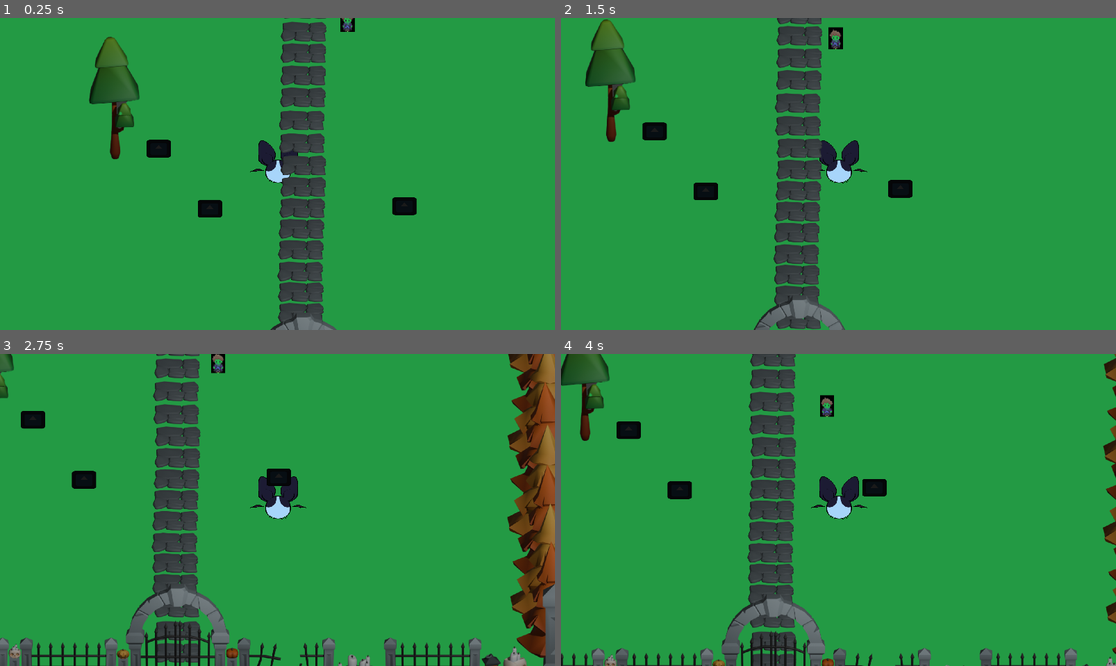
Above: before the commit, frames 1-4 (two rows, left to right).
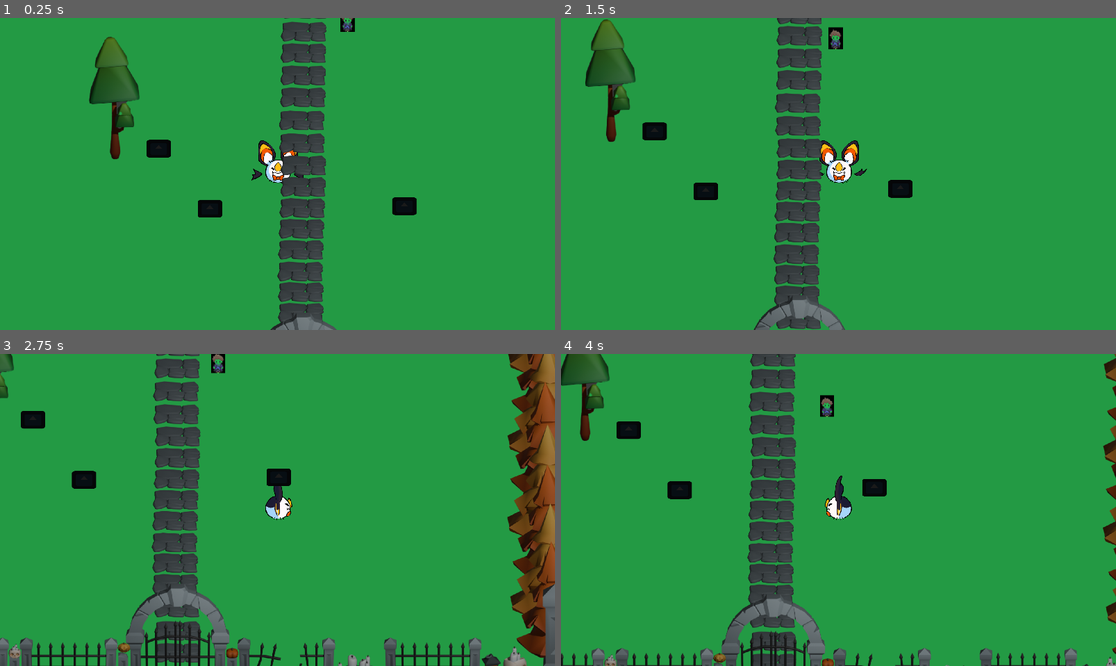
Above: after the commit, the same moments.

Repository: fortniteslayer123/Halloweengame
Game: Godot game, scene res://world.tscn
Two runs of this game, one before a commit and one after it. Both use one fixed random seed, a clock stepped at 60 frames per second and the inputs below. The engine's default icon, where the game draws it, is replaced by a stand-in: a white triangle on a blue panel in a dark square.
Inputs:
- Up to frame 1 (0.25 s): no input
- Up to frame 2 (1.5 s): hold D (move_right) 0.53-1.28 s; hold S (move_down) from 1.28 s (still down)
- Up to frame 3 (2.75 s): release S (move_down) at 2.03 s; hold D (move_right) from 2.03 s (still down)
- Up to frame 4 (4 s): release D (move_right) at 2.78 s; hold W (move_up) 2.78-3.53 s; hold A (move_left) from 3.53 s (still down)

The runs differ from the first frame. In frame 1, 0.4% of the frame differs, in the area x 45-55%, y 40-53%; in frame 2, 0.5%; in frame 3, 0.7%; in frame 4, 0.7%, in the area x 27-56%, y 38-100%.

Commit message:
Animaatio

Diff:
--- a/Scenes/player.gd
+++ b/Scenes/player.gd
@@ -1,13 +1,15 @@
-
-
 extends CharacterBody2D
 class_name Player
 
 signal died
 
 @onready var camera_remote_transform = $CameraRemoteTransfrom
+@onready var anim_sprite: AnimatedSprite2D = $AnimatedSprite2D
 
 @export var speed := 300.0
+
+# We'll remember the last direction so we know which Idle animation to play
+var last_direction := Vector2.DOWN
 
 func _physics_process(delta: float) -> void:
 	var move_dir = Vector2(
@@ -17,9 +19,40 @@
 
 	if move_dir != Vector2.ZERO:
 		move_dir = move_dir.normalized()
+		velocity = move_dir * speed
+		_play_walk_animation(move_dir)
+		last_direction = move_dir
+	else:
+		velocity = Vector2.ZERO
+		_play_idle_animation()
 
-	velocity = move_dir * speed
 	move_and_slide()
+
+
+func _play_walk_animation(dir: Vector2) -> void:
+	if abs(dir.x) > abs(dir.y):
+		if dir.x > 0:
+			anim_sprite.play("Walk Right")
+		else:
+			anim_sprite.play("Walk Left")
+	else:
+		if dir.y > 0:
+			anim_sprite.play("Walk Down")
+		else:
+			anim_sprite.play("Walk Up")
+
+
+func _play_idle_animation() -> void:
+	if abs(last_direction.x) > abs(last_direction.y):
+		if last_direction.x > 0:
+			anim_sprite.play("Idle Right")
+		else:
+			anim_sprite.play("Idle Left")
+	else:
+		if last_direction.y > 0:
+			anim_sprite.play("Idle Down")
+		else:
+			anim_sprite.play("Idle Up")
 
 
 func _on_hit_box_body_entered(body: Node2D) -> void:
--- a/Scenes/player.tscn
+++ b/Scenes/player.tscn
@@ -47,6 +47,40 @@
 }, {
 "frames": [{
 "duration": 1.0,
+"texture": ExtResource("10_olqyp")
+}, {
+"duration": 1.0,
+"texture": ExtResource("11_wpjfl")
+}, {
+"duration": 1.0,
+"texture": ExtResource("12_bi64h")
+}, {
+"duration": 1.0,
+"texture": ExtResource("13_2ijsl")
+}],
+"loop": true,
+"name": &"Idle Left",
+"speed": 5.0
+}, {
+"frames": [{
+"duration": 1.0,
+"texture": ExtResource("14_p1odr")
+}, {
+"duration": 1.0,
+"texture": ExtResource("15_0gysh")
+}, {
+"duration": 1.0,
+"texture": ExtResource("16_vfarp")
+}, {
+"duration": 1.0,
+"texture": ExtResource("17_y6uwr")
+}],
+"loop": true,
+"name": &"Idle Right",
+"speed": 5.0
+}, {
+"frames": [{
+"duration": 1.0,
 "texture": ExtResource("6_qqcod")
 }, {
 "duration": 1.0,
@@ -160,21 +194,6 @@
 "values": [0, 1, 2, 3]
 }
 
-[sub_resource type="Animation" id="Animation_qqcod"]
-length = 0.001
-tracks/0/type = "value"
-tracks/0/imported = false
-tracks/0/enabled = true
-tracks/0/path = NodePath("AnimatedSprite2D:frame")
-tracks/0/interp = 1
-tracks/0/loop_wrap = true
-tracks/0/keys = {
-"times": PackedFloat32Array(0),
-"transitions": PackedFloat32Array(1),
-"update": 1,
-"values": [1]
-}
-
 [sub_resource type="Animation" id="Animation_igrcy"]
 resource_name = "Idle Up"
 length = 0.035
@@ -204,6 +223,21 @@
 "values": [0, 1, 2, 3]
 }
 
+[sub_resource type="Animation" id="Animation_qqcod"]
+length = 0.001
+tracks/0/type = "value"
+tracks/0/imported = false
+tracks/0/enabled = true
+tracks/0/path = NodePath("AnimatedSprite2D:frame")
+tracks/0/interp = 1
+tracks/0/loop_wrap = true
+tracks/0/keys = {
+"times": PackedFloat32Array(0),
+"transitions": PackedFloat32Array(1),
+"update": 1,
+"values": [1]
+}
+
 [sub_resource type="Animation" id="Animation_fs7ks"]
 resource_name = "Walk Down"
 length = 0.035
@@ -271,9 +305,10 @@
 [node name="CameraRemoteTransfrom" type="RemoteTransform2D" parent="."]
 
 [node name="AnimatedSprite2D" type="AnimatedSprite2D" parent="."]
+unique_name_in_owner = true
 position = Vector2(2, -33)
 sprite_frames = SubResource("SpriteFrames_f1ek2")
-animation = &"Idle Up"
+animation = &"Idle Left"
 frame = 1
 speed_scale = 3.0
 
@@ -282,6 +317,4 @@
 &"": SubResource("AnimationLibrary_ypfnu")
 }
 
-[node name="AnimationTree" type="AnimationTree" parent="."]
-
 [connection signal="body_entered" from="HitBox" to="." method="_on_hit_box_body_entered"]
--- a/world.tscn
+++ b/world.tscn
@@ -29,6 +29,8 @@
 [ext_resource type="PackedScene" uid="uid://o8i64bn4hi7u" path="res://plaque.tscn" id="27_o3ebs"]
 [ext_resource type="PackedScene" uid="uid://cyr5ujadkybgt" path="res://coffin_decorated.tscn" id="28_k83mh"]
 [ext_resource type="PackedScene" uid="uid://gqbdqpdcb20l" path="res://Scenes/spawner.tscn" id="29_k83mh"]
+[ext_resource type="PackedScene" uid="uid://btrsey7y3v0o5" path="res://Scenes/enemy_spawner.tscn" id="30_qktwf"]
+[ext_resource type="PackedScene" uid="uid://dn3605lga28mj" path="res://Scenes/lepakko.tscn" id="31_bh8nc"]
 
 [sub_resource type="QuadMesh" id="QuadMesh_gv5m4"]
 
@@ -95,7 +97,7 @@
 texture = ExtResource("10_bo7i5")
 
 [node name="PumpkinYellowFace" type="Sprite2D" parent="FencePillar2"]
-position = Vector2(375, -61.00001)
+position = Vector2(378, -83.00001)
 scale = Vector2(0.34722263, 0.31140375)
 texture = ExtResource("11_4h6ng")
 
@@ -326,3 +328,8 @@
 position = Vector2(1371, -631)
 
 [node name="spawner" parent="." instance=ExtResource("29_k83mh")]
+
+[node name="EnemySpawner" parent="." instance=ExtResource("30_qktwf")]
+
+[node name="Lepakko" parent="." instance=ExtResource("31_bh8nc")]
+position = Vector2(387, 545)
Not shown, changed: Assets/arch.png.import
Not shown, changed: Assets/arch2.png.import
Not shown, changed: Assets/archGateLeft.png.import
Not shown, changed: Assets/archGateright.png.import
Not shown, changed: Assets/bench.png.import
Not shown, changed: Assets/benchDecorated.png.import
Not shown, changed: Assets/boneA.png.import
Not shown, changed: Assets/boneB.png.import
Not shown, changed: Assets/boneC.png.import
Not shown, changed: Assets/candle.png.import
Not shown, changed: Assets/coffin.png.import
Not shown, changed: Assets/coffinDecorated.png.import
(and 69 more such lines)
